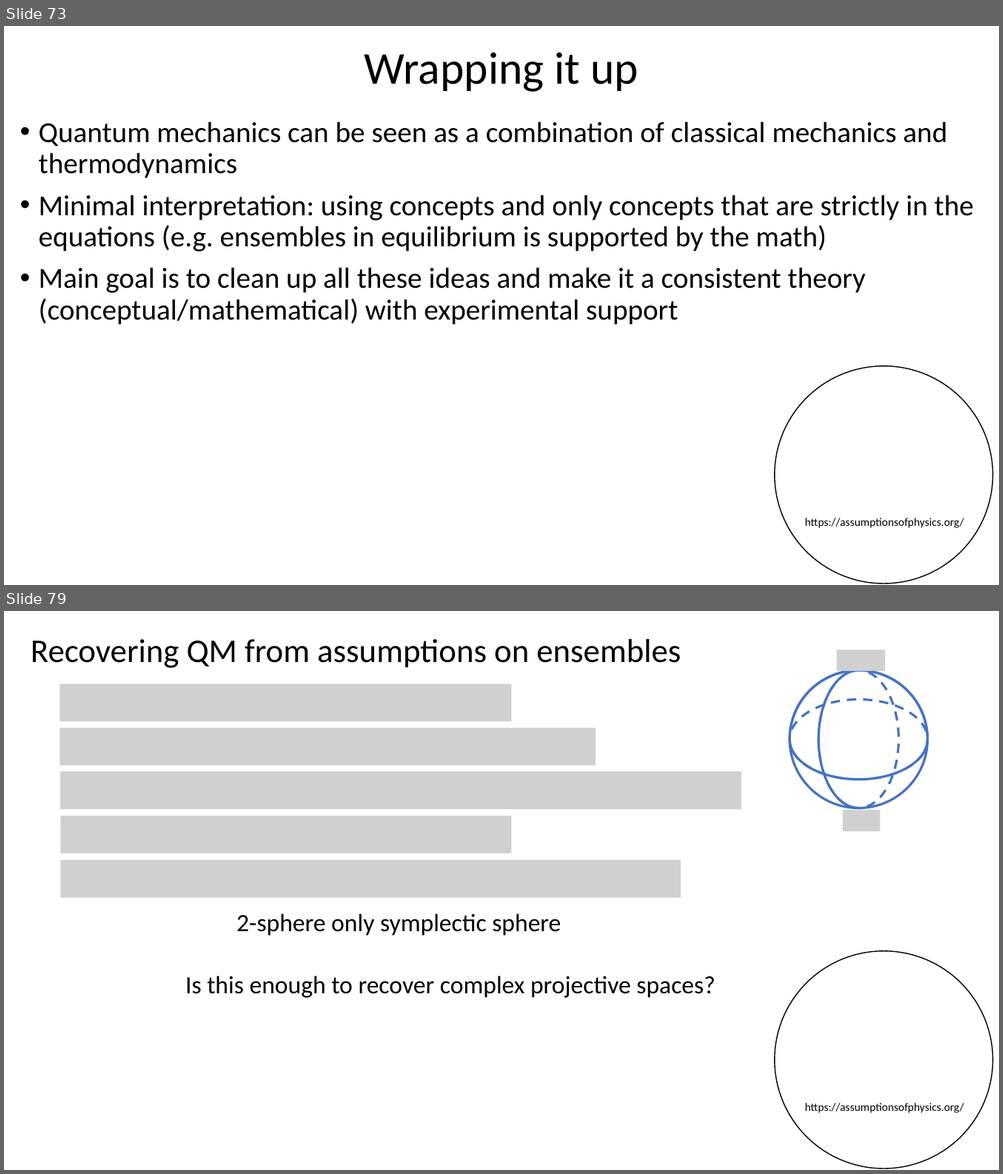
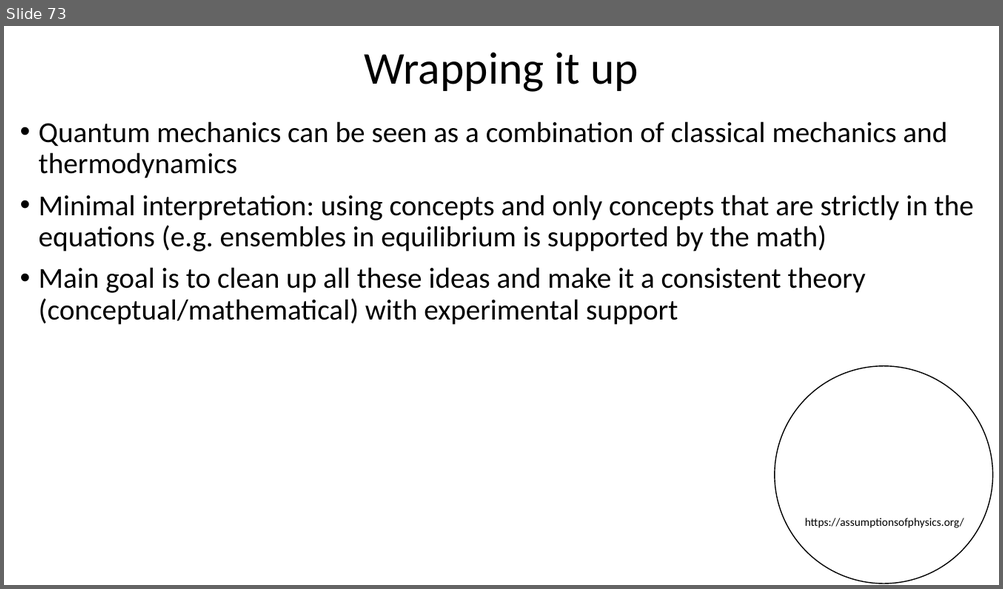
Before and after one commit to assumptionsofphysics/assumptionsofphysics.github.io, a slide deck: presentations/2024SummerSchool/3-QuantumMechanics.pptx. Shown one above the other, each under a label of ours: slides 73 and 79 before the commit, slide 73 after it; the slides between them are not shown. The pictures are 1003x1174 and 1003x589 pixels, drawn with LibreOffice and Linux fonts; fonts in the diff are those of the drawing; grey boxes stand for pictures; background and template pictures are left out. Boxes give left, top, right and bottom in pixels: in the first picture for what was removed or moved away, otherwise in the second. Text is boxed around its words. In the diff, an @@ line names an element or a change of style, - is before the commit and + after.

```diff
--- a/presentations/2024SummerSchool/3-QuantumMechanics.pptx
+++ b/presentations/2024SummerSchool/3-QuantumMechanics.pptx
@@ slide 79 removed at (4,611,999,1170), background #FFFFFF; not listed: 2 template elements that a slide beside it also shows @@
@@ text removed at (31,639,680,668) @@
-Recovering QM from assumptions on ensembles
@@ picture removed at (60,684,512,721) @@
@@ picture removed at (60,728,596,766) @@
@@ picture removed at (60,772,741,809) @@
@@ group removed at (789,649,928,832): 4 ellipses, 3 freeform shapes, 2 pictures @@
@@ picture removed at (61,816,512,854) @@
@@ picture removed at (61,860,680,897) @@
@@ text removed at (236,914,560,936) @@
-2-sphere only symplectic sphere
@@ text removed at (185,976,714,998) @@
-Is this enough to recover complex projective spaces?
```
Also in this commit, not shown: 1 slide changed, 8 other slides removed, 1 other file.
